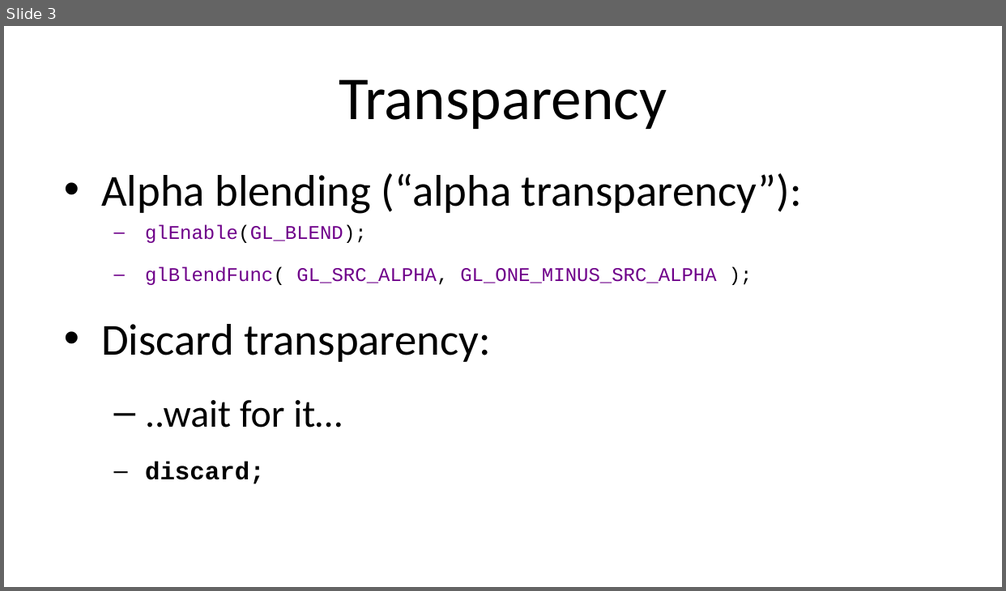
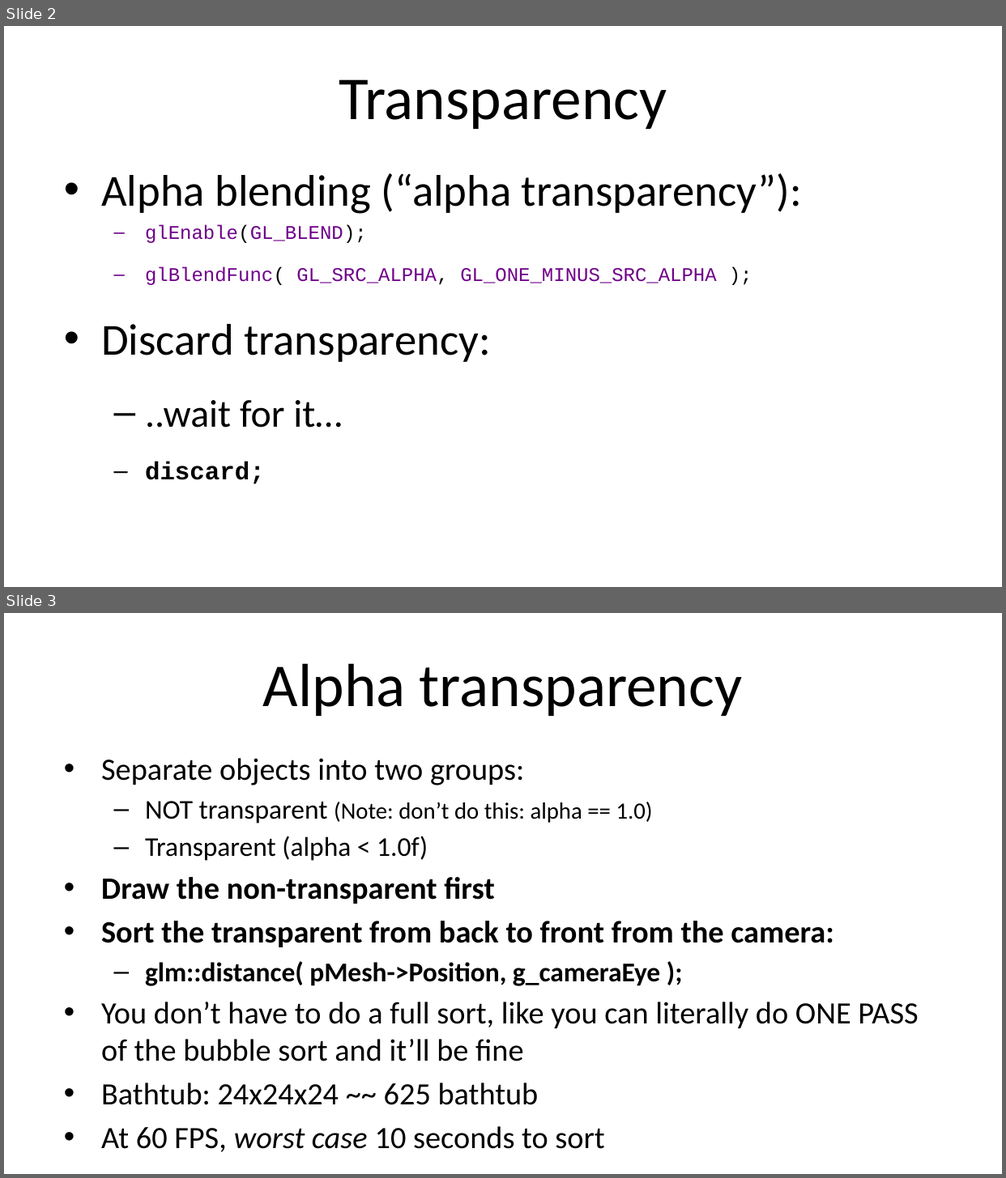
Before and after one commit to FeeneyCodes/GDP202324, a slide deck: 6028_Graph_1/D2D/W08-11/Texture mapping, part 2.pptx. Shown one above the other, each under a label of ours: slide 3 before the commit, slides 2 and 3 after it. The pictures are 1006x591 and 1006x1178 pixels, drawn with LibreOffice and Linux fonts; fonts in the diff are those of the drawing. Boxes give left, top, right and bottom in pixels: in the first picture for what was removed or moved away, otherwise in the second. Text is boxed around its words. In the diff, an @@ line names an element or a change of style, - is before the commit and + after.

```diff
--- a/6028_Graph_1/D2D/W08-11/Texture mapping, part 2.pptx
+++ b/6028_Graph_1/D2D/W08-11/Texture mapping, part 2.pptx
@@ slide 3 added at <box>4,613,1002,1174</box>, background #FFFFFF @@
@@ title added at <box>263,663,743,716</box>, 44 pt, text #000000 @@
+Alpha transparency
@@ text added at <box>101,758,918,1152</box>, 22.4 pt, text #000000 @@
+• Separate objects into two groups:
+  – NOT transparent (Note: don’t do this: alpha == 1.0)
+  – Transparent (alpha < 1.0f)
+• Draw the non-transparent first
+• Sort the transparent from back to front from the camera:
+  – glm::distance( pMesh->Position, g_cameraEye );
+• You don’t have to do a full sort, like you can literally do ONE PASS of the bubble sort and it’ll be fine
+• Bathtub: 24x24x24 ~~ 625 bathtub
+• At 60 FPS, worst case 10 seconds to sort
@@ what was slide 3 is now slide 2 @@
```
Also in this commit, not shown: 2 other slides added, 1 slide removed, 24 other files.
